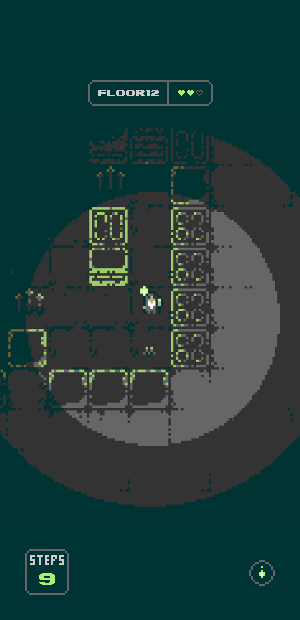
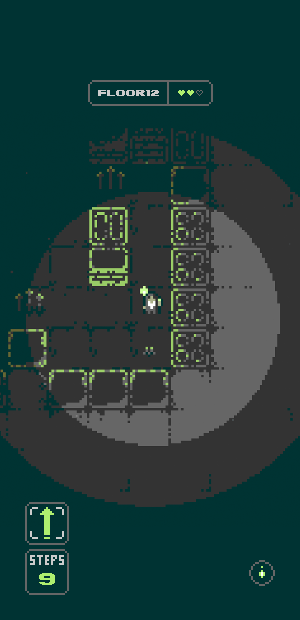
Revision of a layered w=300, h=620 image; what changed, layer by layer:
added group "Direction" with 3 layers in group "Bottom" over [25, 502, 69, 545]
added layer "Layer 32" (2nd of 2, in "Bottom" › "Direction") in group "Direction" over [40, 507, 54, 539]
added layer "Layer 31" in group "Direction" over [25, 502, 69, 545]
